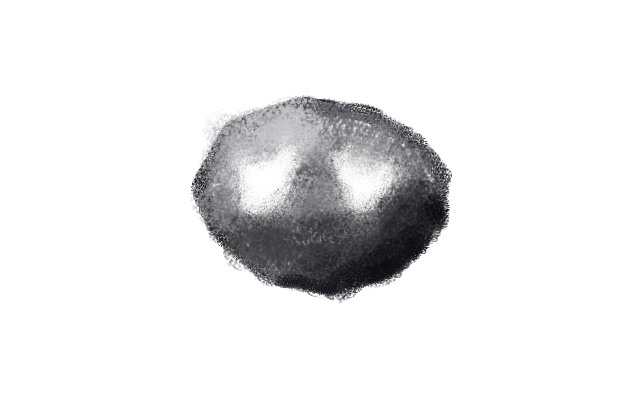
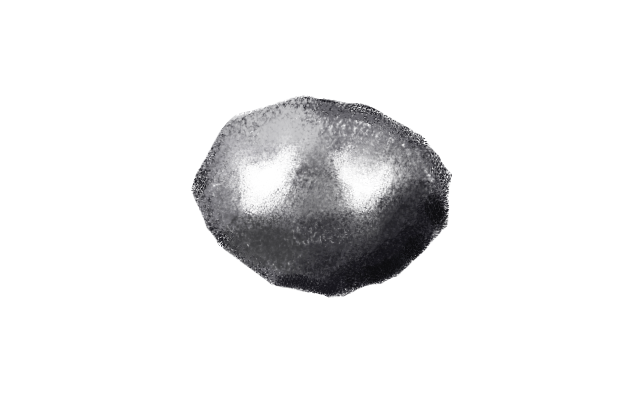
The second (640, 400) image is a revision of the first. Changes to its layers:
painted on "Background" over left=190, top=95, right=452, bottom=304
